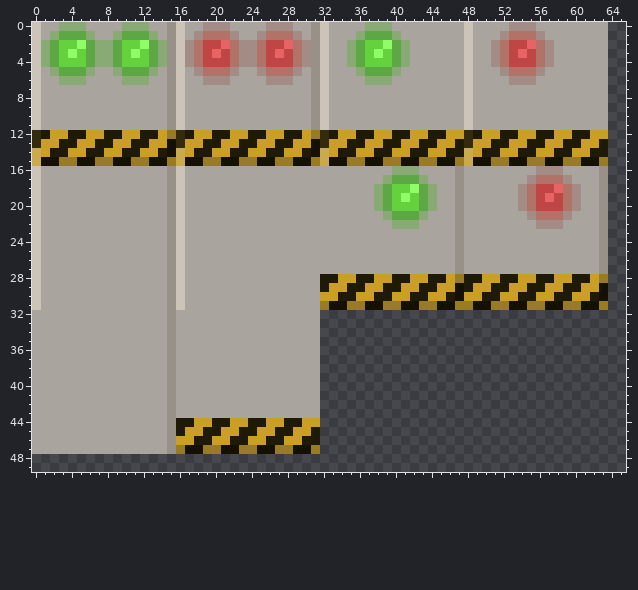
File history of a sprite sheet, 973eaedf89f6405 (3)-1.png-1.png-1.png-1.png.png. This is how it looked before the edit.
The file is 96x96 pixels. Shown: x 0..65, y 0..49.
The result:
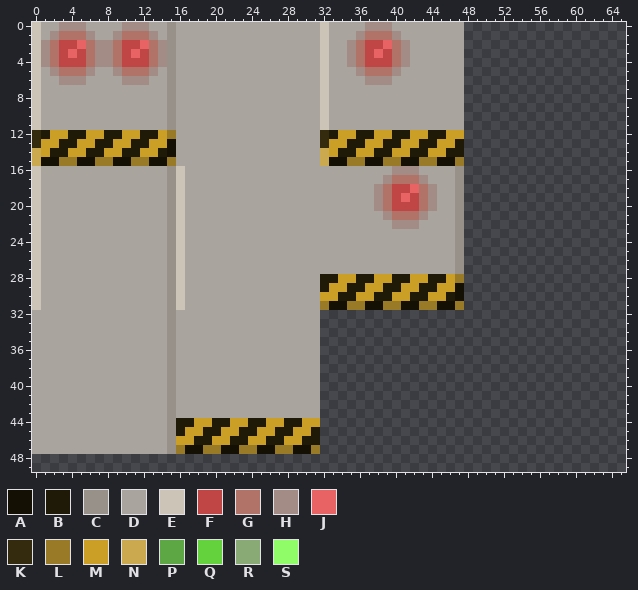
Palette (. is transparent): A #141004  B #1f1908  C #979189  D #a9a49d  E #cdc4b8  F #c04545  G #b17368  H #a48c86  J #e86363  K #342a0e  L #997a26  M #cb9e25  N #caa94f  P #5ea745  Q #64d23d  R #89a975  S #8ffc68
Edits made:
Changed rows in their new state; - is an unchanged pixel.
first column x 1:
 0 --HHH----HHH---D--DDD----DDD--D-----HHH--------................
 1 -HGGGH--HGGGH--D-DDDDD--DDDDD-D----HGGGH-------................
 2 HGFFJGHHGFFJGH-DDDDDDDDDDDDDDDD---HGFFJGH------................
 3 HGFJFGHHGFJFGH-DDDDDDDDDDDDDDDD---HGFJFGH------................
 4 HGFFFGHHGFFFGH-DDDDDDDDDDDDDDDD---HGFFFGH------................
 5 -HGGGH--HGGGH--D-DDDDD--DDDDD-D----HGGGH-------................
 6 --HHH----HHH---D--DDD----DDD--D-----HHH--------................
 7 ---------------D--------------D----------------................
 8 ---------------D--------------D----------------................
 9 ---------------D--------------D----------------................
10 ---------------D--------------D----------------................
11 ---------------D--------------D----------------................
12 ---------------DDDDDDDDDDDDDDDD----------------................
13 ---------------DDDDDDDDDDDDDDDD----------------................
14 ---------------DDDDDDDDDDDDDDDD----------------................
15 ---------------DDDDDDDDDDDDDDDD----------------................
16 ---------------------------------------HHH-----................
17 --------------------------------------HGGGH----................
18 -------------------------------------HGFFJGH---................
19 -------------------------------------HGFJFGH---................
20 -------------------------------------HGFFFGH---................
21 --------------------------------------HGGGH----................
22 ---------------------------------------HHH-----................
23 -----------------------------------------------................
24 -----------------------------------------------................
25 -----------------------------------------------................
26 -----------------------------------------------................
27 -----------------------------------------------................
28 -----------------------------------------------................
29 -----------------------------------------------................
30 -----------------------------------------------................
31 -----------------------------------------------................
Where, in picture pixels (left, top, right, bottom), the same in both pictures:
changed: (41, 22, 410, 166)
erased: (464, 22, 608, 310)
changed: (374, 166, 437, 229)
